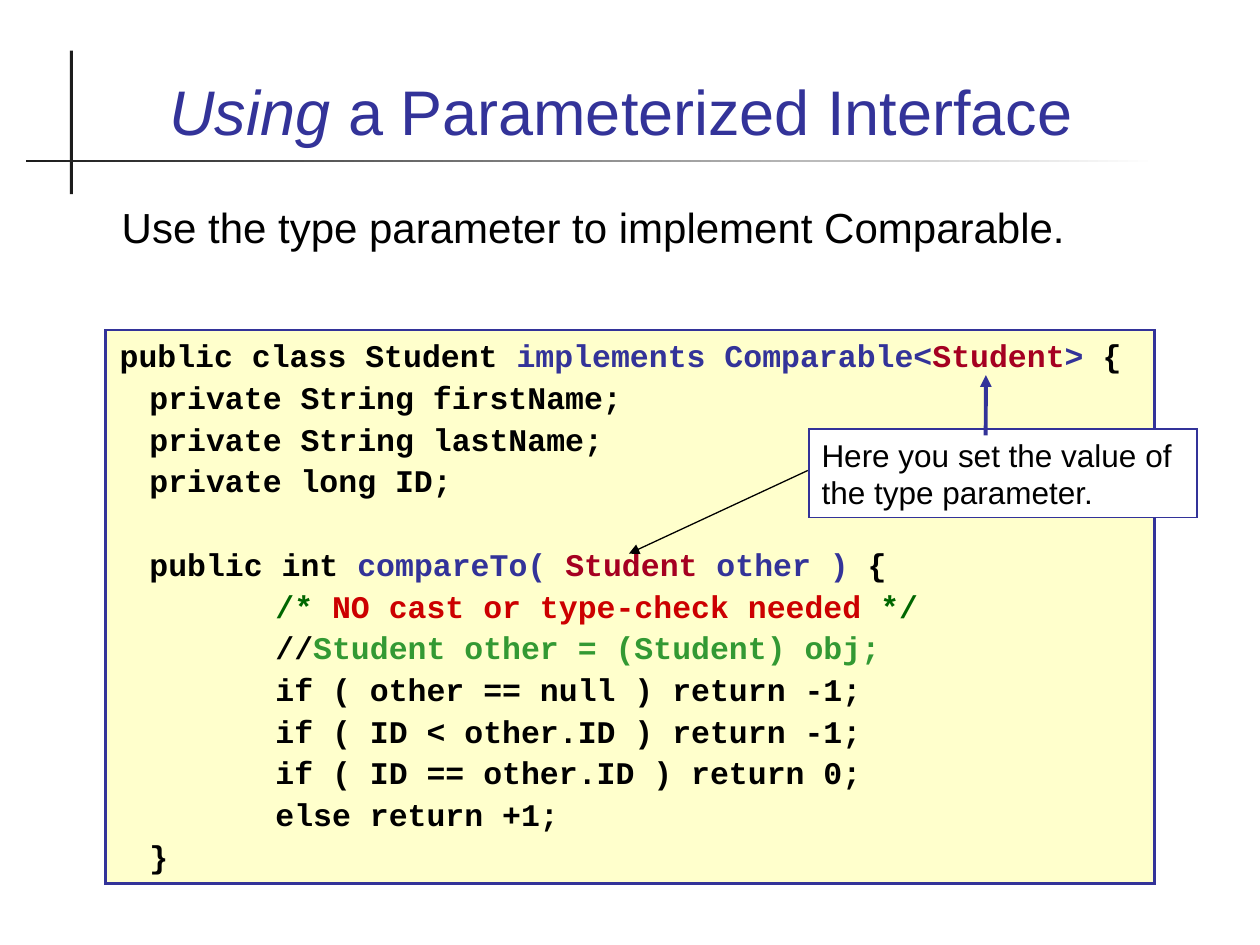
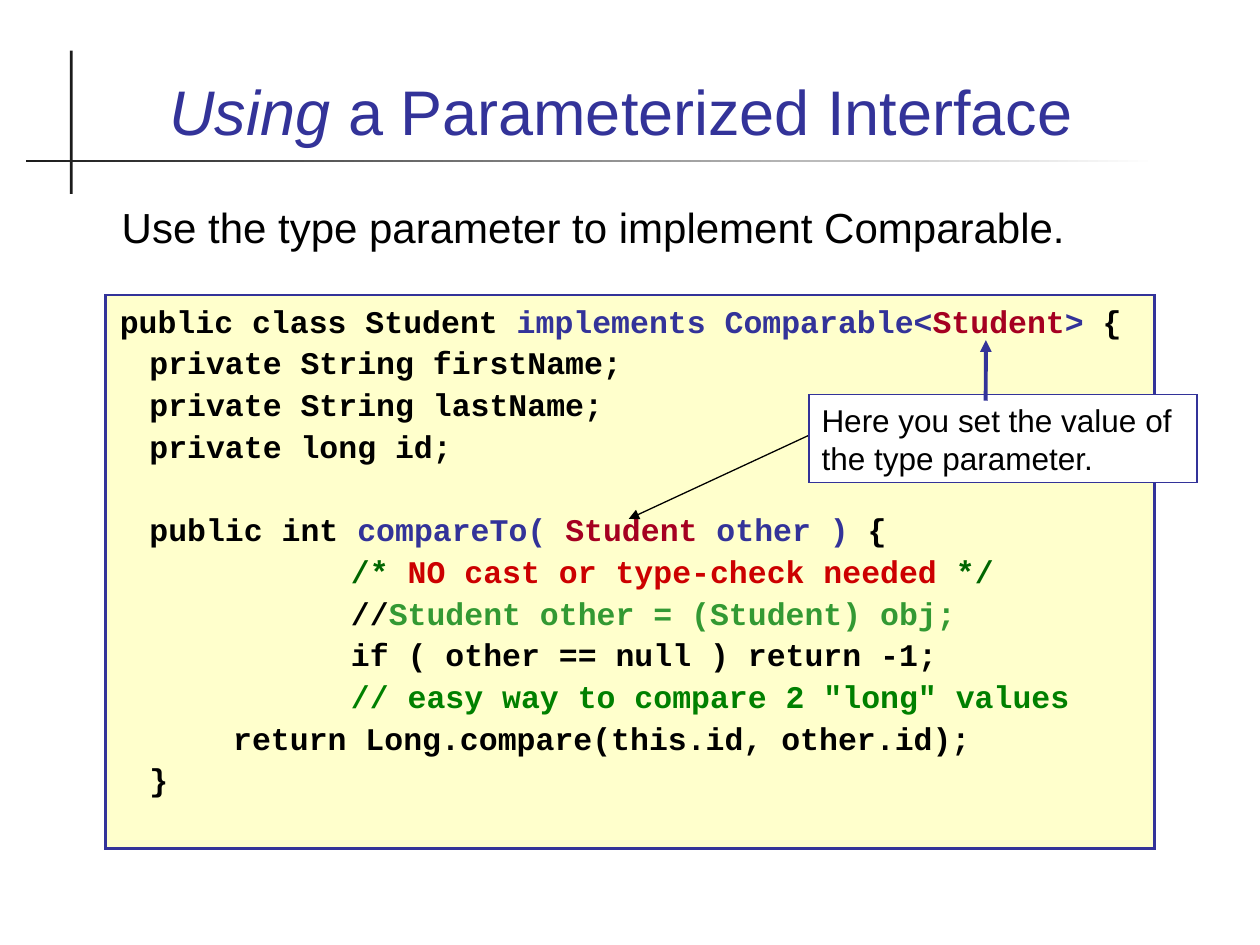
Before and after one commit to skeoop/skeoop.github.io, a slide deck: slide 19 of week2/2-Interfaces.ppt (slide 20 before the commit). Drawn at 1260x945 pixels with LibreOffice and Linux fonts; fonts in the diff are those of the drawing. Boxes give left, top, right and bottom in pixels: in the first picture for what was removed or moved away, otherwise in the second. Text is boxed around its words. In the diff, an @@ line names an element or a change of style, - is before the commit and + after.

```diff
--- a/week2/2-Interfaces.ppt
+++ b/week2/2-Interfaces.ppt
@@ text at bbox=[120, 310, 1084, 672]: indent changed @@
@@ text at bbox=[149, 435, 452, 465]: text changed @@
-private long ID;
+private long id;
@@ 2 arrows, 1 rectangle, 1 text: place and size @@
-2 arrows, 1 rectangle, 1 text at bbox=[106, 330, 1197, 883]
+2 arrows, 1 rectangle, 1 text at bbox=[106, 295, 1197, 848]
@@ text at bbox=[233, 685, 1069, 757]: text changed @@
-if ( ID < other.ID ) return -1;
-if ( ID == other.ID ) return 0;
-else return +1;
+// easy way to compare 2 "long" values
+return Long.compare(this.id, other.id);
```
Also in this commit, not shown: 30 other slides changed, 1 slide removed, 3 other files.
